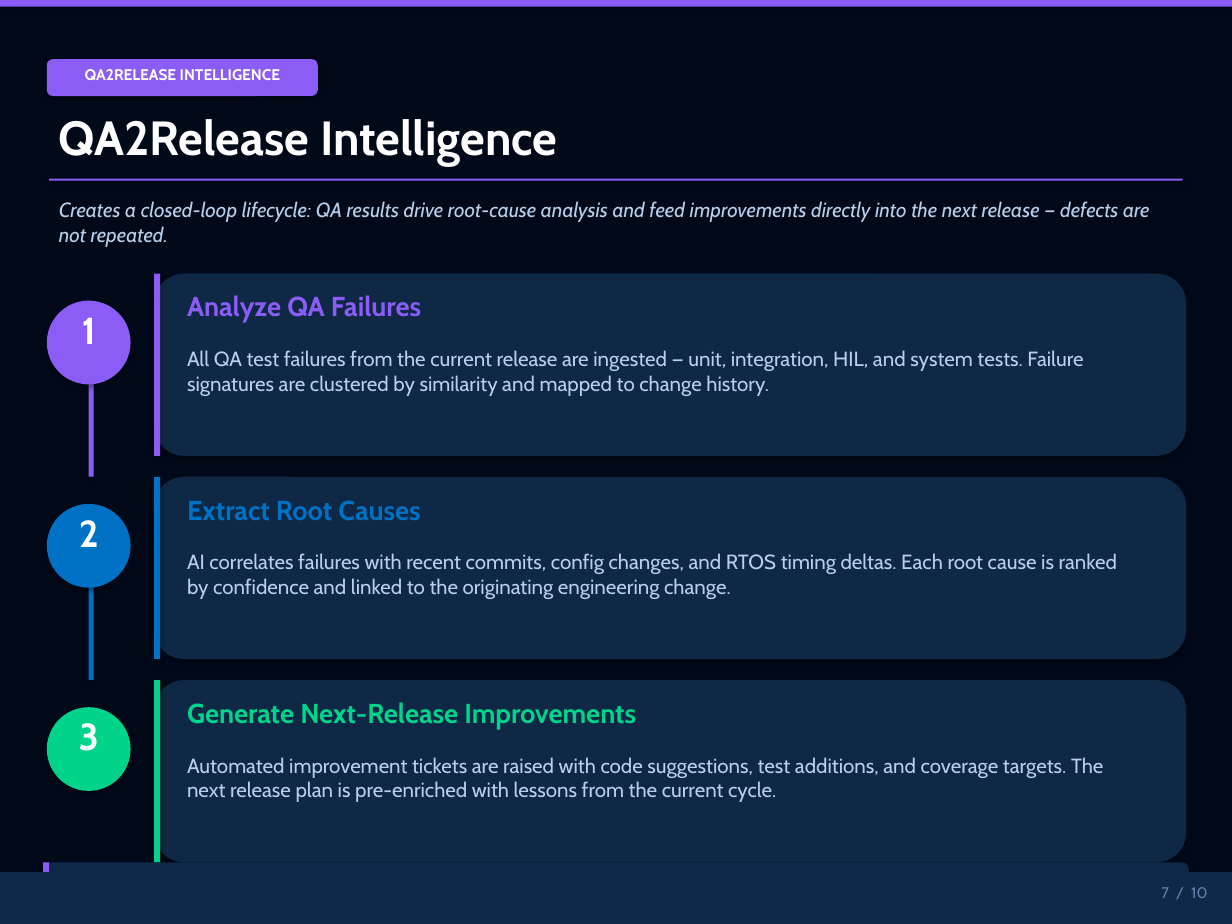
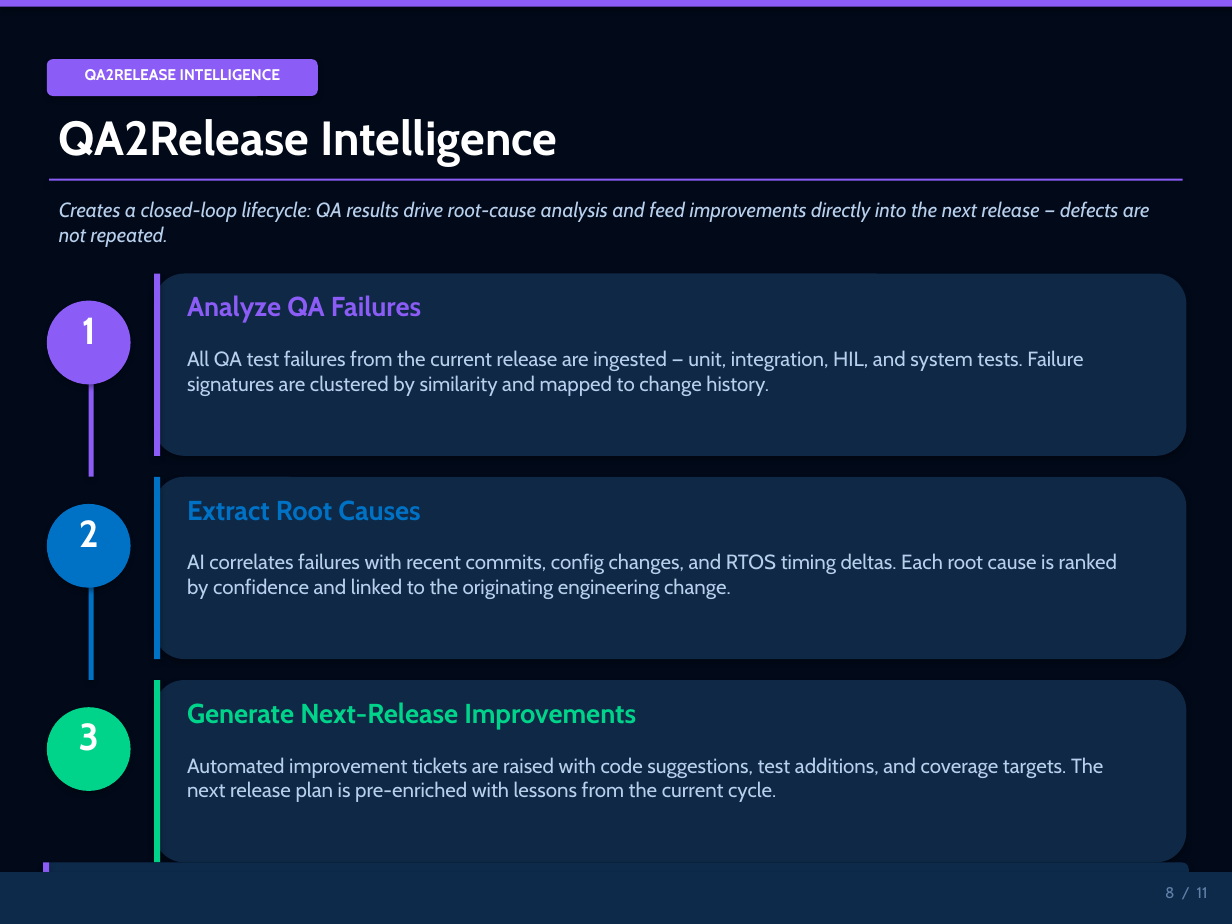
Before and after one commit to shyamnexus/HON_PPT, a slide deck: slide 8 of AI-Driven Embedded Product Lifecycle OrchestratorV3.pptx (slide 7 before the commit). Drawn at 1232x924 pixels with LibreOffice and Linux fonts; fonts in the diff are those of the drawing. Boxes give left, top, right and bottom in pixels: in the first picture for what was removed or moved away, otherwise in the second. Text is boxed around its words. In the diff, an @@ line names an element or a change of style, - is before the commit and + after.

```diff
--- a/AI-Driven Embedded Product Lifecycle OrchestratorV3.pptx
+++ b/AI-Driven Embedded Product Lifecycle OrchestratorV3.pptx
@@ text at [1165,887,1208,898]: text changed @@
-7 / 10
+8 / 11
```
Also in this commit, not shown: 9 other slides changed, 1 slide added, 2 other files.
